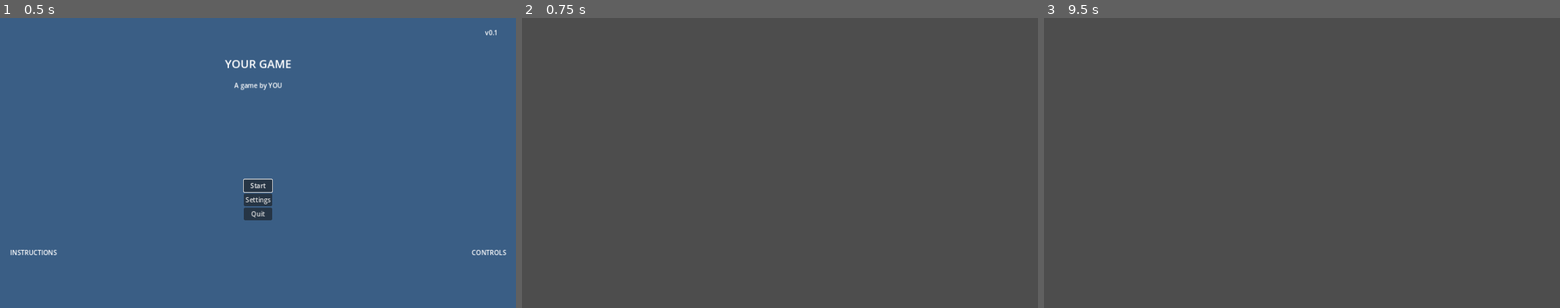
Above: before the commit, frames 1-3 (left to right).
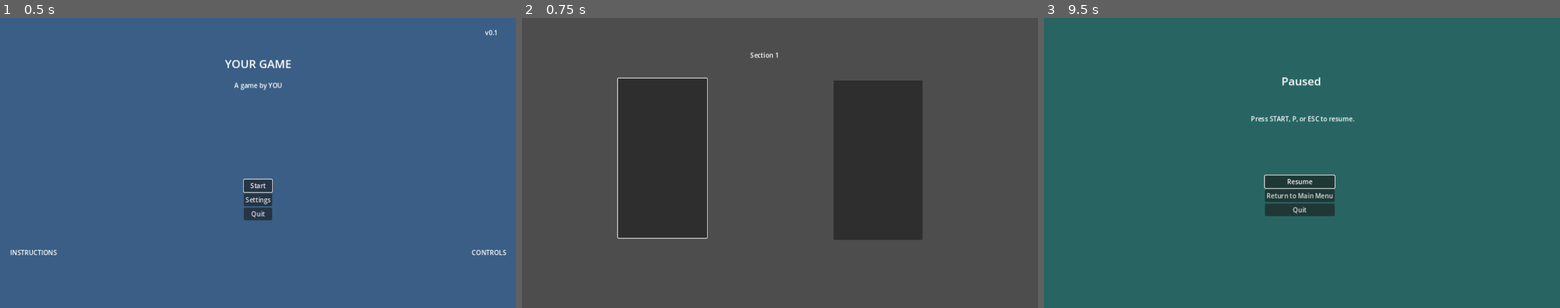
Above: after the commit, the same moments.

Repository: Maoaii/Descent-into-Survival
Game: Godot game, scene res://main_menu/main_menu.tscn
The game is run twice, just before and just after one commit, with the same random seed, the same clock (stepped at 60 frames per second) and the same inputs.
Inputs (mouse positions are in pixels of both pictures, inside the frame that each line leads up to):
- Up to frame 1 (0.5 s): no input
- Up to frame 2 (0.75 s): click "Start" at 0.5 s
- Up to frame 3 (9.5 s): click (1183, 157) at 1.27 s; click (1400, 160) at 2.02 s; click (1183, 157) at 2.77 s; click (1400, 160) at 3.52 s; click (1183, 157) at 4.27 s; click (1400, 160) at 5.02 s; tap Enter (ui_accept) at 5.75, 6.02, 6.5, 6.77, 7.25, 8, 8.27, 8.75, 9.02 s; move the mouse to (1183, 73) at 5.77 s; click (1183, 73) at 5.85 s; move the mouse to (1126, 73) at 6.52 s; click (1126, 73) at 6.6 s; move the mouse to (1074, 70) at 7.27 s; click (1074, 70) at 7.35 s; move the mouse to (1276, 221) at 8.02 s; click (1276, 221) at 8.1 s; move the mouse to (1456, 206) at 8.77 s; click (1456, 206) at 8.85 s; tap P (pause) at 9.4 s

Frame 1 is identical in both runs. In frame 2, 19% of the frame differs, in the area x 18-78%, y 11-77%; in frame 3, 100%, in the area x 0-100%, y 0-100%.

Commit message:
player movement working

Diff:
--- /dev/null
+++ b/main_scenes/game_manager.tscn
@@ -0,0 +1,6 @@
+[gd_scene load_steps=2 format=3 uid="uid://cgy4cvoxrxcrs"]
+
+[ext_resource type="Script" path="res://main_scripts/game_manager.gd" id="1_x26q5"]
+
+[node name="GameManager" type="Node" groups=["GameManager"]]
+script = ExtResource("1_x26q5")
--- a/main_scenes/interactable_path.tscn
+++ b/main_scenes/interactable_path.tscn
@@ -7,7 +7,7 @@
 
 [node name="InteractablePath" type="Node2D"]
 script = ExtResource("1_t0dlw")
-interactable_area = Vector2(200, 100)
+interactable_area = Vector2(200, 500)
 
 [node name="Area2D" type="Area2D" parent="."]
 
--- /dev/null
+++ b/main_scenes/interactable_path_button.tscn
@@ -0,0 +1,12 @@
+[gd_scene load_steps=2 format=3 uid="uid://c3qxxiq1w6lbq"]
+
+[ext_resource type="Script" path="res://main_scripts/interactable_path_button.gd" id="1_xe36q"]
+
+[node name="InteractablePathButton" type="Button"]
+offset_right = 31.0
+offset_bottom = 62.0
+size_flags_horizontal = 4
+size_flags_vertical = 4
+script = ExtResource("1_xe36q")
+
+[connection signal="pressed" from="." to="." method="_on_pressed"]
--- a/main_scenes/section.tscn
+++ b/main_scenes/section.tscn
@@ -1,14 +1,37 @@
-[gd_scene load_steps=2 format=3 uid="uid://btconpb6k5wg3"]
+[gd_scene load_steps=3 format=3 uid="uid://do6xky05iugqd"]
 
-[ext_resource type="PackedScene" uid="uid://c7qga3bypeh1c" path="res://main_scenes/interactable_path.tscn" id="1_82jw6"]
+[ext_resource type="Script" path="res://main_scripts/section.gd" id="1_nmgfi"]
+[ext_resource type="PackedScene" uid="uid://c3qxxiq1w6lbq" path="res://main_scenes/interactable_path_button.tscn" id="2_ekgju"]
 
-[node name="Section1" type="Node2D"]
+[node name="Section1" type="Node2D" node_paths=PackedStringArray("focused_entity") groups=["Section"]]
+script = ExtResource("1_nmgfi")
+focused_entity = NodePath("Paths/LeftPath")
 
-[node name="InteractablePath" parent="." instance=ExtResource("1_82jw6")]
-position = Vector2(346, 135)
+[node name="Label" type="Label" parent="."]
+offset_left = 566.0
+offset_top = 81.0
+offset_right = 636.0
+offset_bottom = 107.0
+text = "Section 1"
 
-[node name="InteractablePath2" parent="." instance=ExtResource("1_82jw6")]
-position = Vector2(204, 139)
+[node name="Paths" type="Control" parent="."]
+layout_mode = 3
+anchors_preset = 0
+offset_right = 40.0
+offset_bottom = 40.0
 
-[node name="InteractablePath3" parent="." instance=ExtResource("1_82jw6")]
-position = Vector2(83, 129)
+[node name="LeftPath" parent="Paths" instance=ExtResource("2_ekgju")]
+layout_mode = 0
+offset_left = 238.0
+offset_top = 150.0
+offset_right = 459.0
+offset_bottom = 546.0
+next_area = "res://main_scenes/section2.tscn"
+
+[node name="RightPath" parent="Paths" instance=ExtResource("2_ekgju")]
+layout_mode = 0
+offset_left = 773.0
+offset_top = 155.0
+offset_right = 994.0
+offset_bottom = 551.0
+next_area = "res://main_scenes/section3.tscn"
--- /dev/null
+++ b/main_scenes/section2.tscn
@@ -0,0 +1,37 @@
+[gd_scene load_steps=3 format=3 uid="uid://td4mkrjhfjuj"]
+
+[ext_resource type="Script" path="res://main_scripts/section.gd" id="1_aubvr"]
+[ext_resource type="PackedScene" uid="uid://c3qxxiq1w6lbq" path="res://main_scenes/interactable_path_button.tscn" id="1_v0ks6"]
+
+[node name="Section2" type="Node2D" node_paths=PackedStringArray("focused_entity") groups=["Section"]]
+script = ExtResource("1_aubvr")
+focused_entity = NodePath("Paths/LeftPath")
+
+[node name="Label" type="Label" parent="."]
+offset_left = 566.0
+offset_top = 81.0
+offset_right = 636.0
+offset_bottom = 107.0
+text = "Section 2"
+
+[node name="Paths" type="Control" parent="."]
+layout_mode = 3
+anchors_preset = 0
+offset_right = 40.0
+offset_bottom = 40.0
+
+[node name="LeftPath" parent="Paths" instance=ExtResource("1_v0ks6")]
+layout_mode = 0
+offset_left = 238.0
+offset_top = 150.0
+offset_right = 459.0
+offset_bottom = 546.0
+next_area = "res://main_scenes/section.tscn"
+
+[node name="RightPath" parent="Paths" instance=ExtResource("1_v0ks6")]
+layout_mode = 0
+offset_left = 773.0
+offset_top = 155.0
+offset_right = 994.0
+offset_bottom = 551.0
+next_area = "res://main_scenes/section3.tscn"
--- /dev/null
+++ b/main_scenes/section3.tscn
@@ -0,0 +1,35 @@
+[gd_scene load_steps=3 format=3 uid="uid://djoovce5mn3t0"]
+
+[ext_resource type="PackedScene" uid="uid://c3qxxiq1w6lbq" path="res://main_scenes/interactable_path_button.tscn" id="1_e2klb"]
+[ext_resource type="Script" path="res://main_scripts/section.gd" id="1_sv1bp"]
+
+[node name="Section3" type="Node2D" node_paths=PackedStringArray("focused_entity") groups=["Section"]]
+script = ExtResource("1_sv1bp")
+focused_entity = NodePath("Paths/LeftPath")
+
+[node name="Label" type="Label" parent="."]
+offset_left = 566.0
+offset_top = 81.0
+offset_right = 636.0
+offset_bottom = 107.0
+text = "Section 3"
+
+[node name="Paths" type="Control" parent="."]
+layout_mode = 3
+anchors_preset = 0
+offset_right = 40.0
+offset_bottom = 40.0
+
+[node name="LeftPath" parent="Paths" instance=ExtResource("1_e2klb")]
+offset_left = 238.0
+offset_top = 150.0
+offset_right = 459.0
+offset_bottom = 546.0
+next_area = "res://main_scenes/section.tscn"
+
+[node name="RightPath" parent="Paths" instance=ExtResource("1_e2klb")]
+offset_left = 773.0
+offset_top = 155.0
+offset_right = 994.0
+offset_bottom = 551.0
+next_area = "res://main_scenes/section2.tscn"
--- a/main_scenes/world.tscn
+++ b/main_scenes/world.tscn
@@ -1,7 +1,14 @@
-[gd_scene load_steps=2 format=3 uid="uid://bv14nulisxusb"]
+[gd_scene load_steps=4 format=3 uid="uid://bv14nulisxusb"]
 
-[ext_resource type="PackedScene" uid="uid://btconpb6k5wg3" path="res://main_scenes/section.tscn" id="1_uylre"]
+[ext_resource type="PackedScene" uid="uid://do6xky05iugqd" path="res://main_scenes/section.tscn" id="1_uylre"]
+[ext_resource type="PackedScene" uid="uid://cgy4cvoxrxcrs" path="res://main_scenes/game_manager.tscn" id="2_wincf"]
+[ext_resource type="PackedScene" uid="uid://cko02oljhiby" path="res://paused/paused.tscn" id="3_15c8r"]
 
 [node name="World" type="Node2D"]
 
+[node name="GameManager" parent="." instance=ExtResource("2_wincf")]
+
 [node name="Section1" parent="." instance=ExtResource("1_uylre")]
+
+[node name="Paused" parent="." instance=ExtResource("3_15c8r")]
+visible = false
--- /dev/null
+++ b/main_scripts/game_manager.gd
@@ -0,0 +1,10 @@
+extends Node
+
+
+func _unhandled_input(_event) -> void:
+	if Input.is_action_just_pressed("pause"):
+
+		get_parent().get_node("Paused").pause()
+
+func change_area(new_area: PackedScene) -> void:
+	add_sibling(new_area.instantiate())
--- a/main_scripts/interactable_path.gd
+++ b/main_scripts/interactable_path.gd
@@ -1,22 +1,25 @@
 extends Node2D
 
 @export var interactable_area: Vector2
-@export var next_area: PackedScene
+@export_file var next_area: String
 
 @onready var collision_shape: CollisionShape2D = $Area2D/CollisionShape2D
 
 
 ## Boolean to indicate wether the mouse is inside this interctable path
 var mouse_inside: bool = false
-
+var changing_area: bool = false
+var loaded_next_area: Resource
 
 func _ready() -> void:
 	collision_shape.shape.set_size(interactable_area)
-	print(collision_shape.shape.get_size())
+	loaded_next_area = load(next_area)
 
 func _unhandled_input(_event) -> void:
-	if mouse_inside and Input.is_action_just_pressed("left_click"):
-		print("Clicked on interactable path!")
+	if not changing_area and mouse_inside and Input.is_action_just_pressed("left_click"):
+		changing_area = true
+		get_tree().get_first_node_in_group("GameManager").change_area(loaded_next_area)
+		get_parent().queue_free()
 
 
 func _on_area_2d_mouse_entered():
--- /dev/null
+++ b/main_scripts/interactable_path_button.gd
@@ -0,0 +1,16 @@
+extends Button
+
+
+@export_file var next_area: String
+
+var changing_area: bool = false
+var loaded_next_area: Resource
+
+func _ready() -> void:
+	loaded_next_area = load(next_area)
+
+func _on_pressed():
+	if not changing_area:
+		changing_area = true
+		get_tree().get_first_node_in_group("GameManager").change_area(loaded_next_area)
+		get_parent().get_parent().queue_free()
--- /dev/null
+++ b/main_scripts/section.gd
@@ -0,0 +1,9 @@
+extends Node2D
+
+@export var focused_entity: Control
+
+func _ready():
+	call_deferred("focus_first_entity")
+
+func focus_first_entity() -> void:
+	focused_entity.grab_focus()
--- a/paused/paused.gd
+++ b/paused/paused.gd
@@ -1,14 +1,16 @@
 extends Control
 
-func _input(event: InputEvent) -> void:
-	if event.is_action_released("pause"):
+func _input(_event: InputEvent) -> void:
+	if Input.is_action_just_pressed("pause"):
 		call_deferred("_resume")
 
 func _resume() -> void:
 	hide()
 	get_parent().get_tree().paused = false
+	get_tree().get_first_node_in_group("Section").focus_first_entity()
 
 func pause() -> void:
-	Sound.play_sfx($"../SelectSfx")
+	get_parent().get_tree().paused = true
+	#Sound.play_sfx($"../SelectSfx")
 	show()
 	$PauseOptions.focus()
